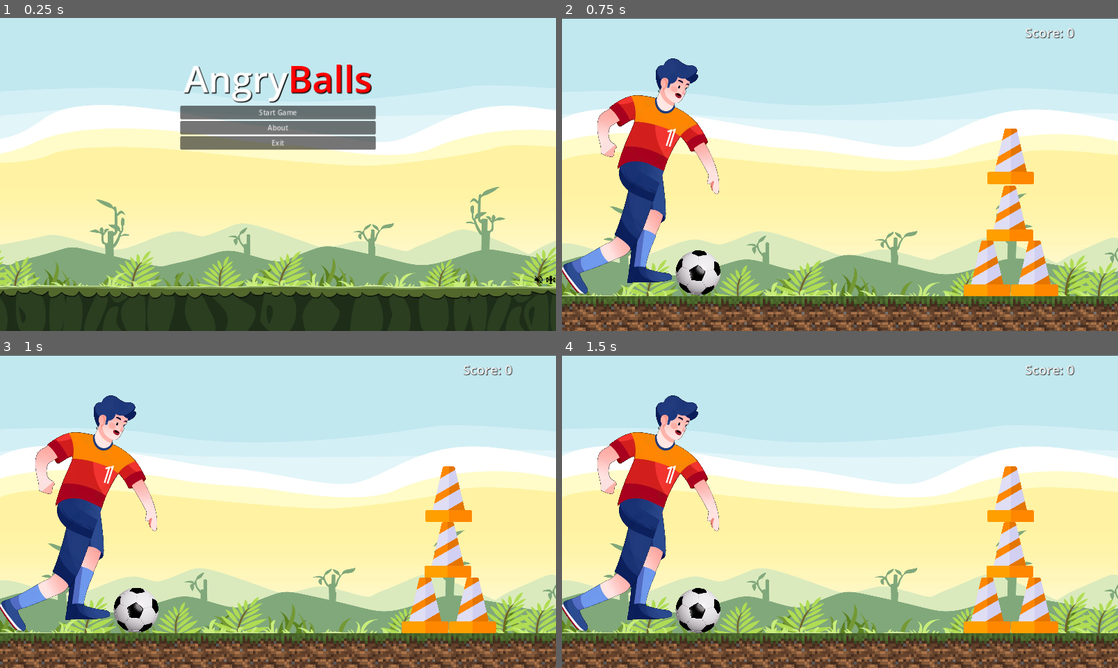
Above: before the commit, frames 1-4 (two rows, left to right).
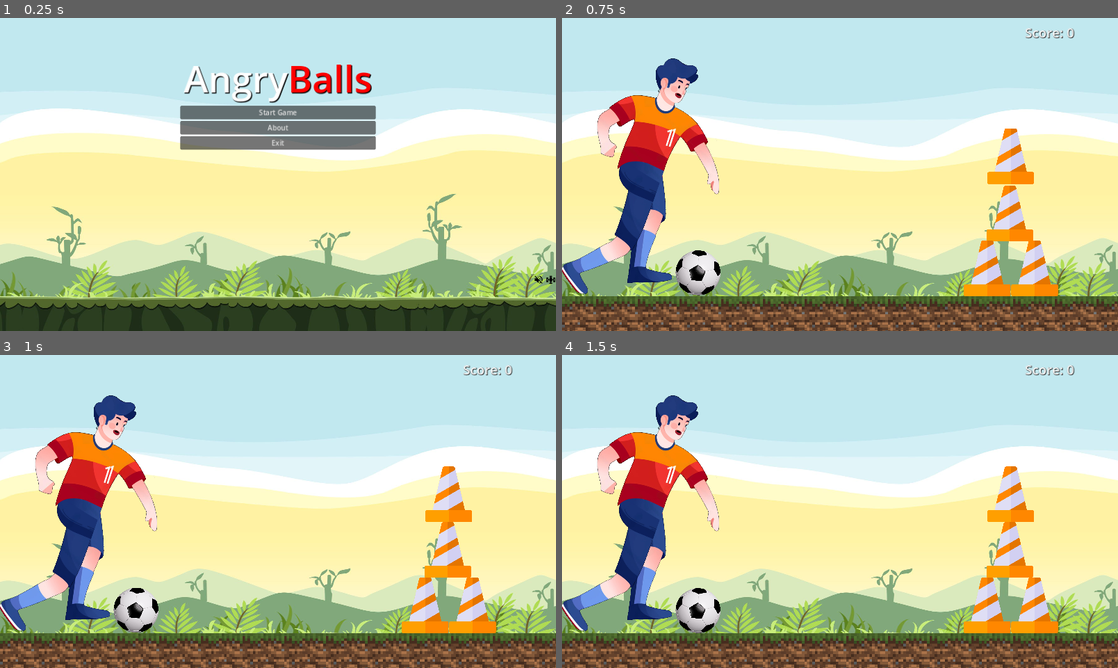
Above: after the commit, the same moments.

Repository: pacjo/ProjektFizyka
Game: Godot game, scene res://scenes/start_menu.tscn
Same seed, same stepped clock (60 frames per second), same inputs: the game is played once before the commit and once after it.
Inputs (mouse positions are in pixels of both pictures, inside the frame that each line leads up to):
- Up to frame 1 (0.25 s): no input
- Up to frame 2 (0.75 s): click "Start Game" at 0.5 s
- Up to frame 3 (1 s): no input
- Up to frame 4 (1.5 s): move the mouse to (962, 495) at 1.27 s; click (962, 495) at 1.42 s

The runs differ from the first frame. In frame 1, 23% of the frame differs, in the area x 0-100%, y 27-94%; in frame 2, 4.6%; in frame 3, 4.6%; in frame 4, 4.6%.

Commit message:
simplify background, by making it a singleton

Diff:
--- a/project.godot
+++ b/project.godot
@@ -19,6 +19,7 @@
 
 ScoreManager="*res://scripts/ScoreManager.gd"
 BackgroundMusic="*res://scenes/background_music.tscn"
+Background="*res://scenes/background.tscn"
 
 [display]
 
--- /dev/null
+++ b/scenes/background.tscn
@@ -0,0 +1,10 @@
+[gd_scene load_steps=2 format=3 uid="uid://2pbqyqie1rfr"]
+
+[ext_resource type="Texture2D" uid="uid://qd21uk0i07gp" path="res://assets/angry_bird_tło.png" id="1_gfw4u"]
+
+[node name="Background" type="TextureRect"]
+offset_left = -223.0
+offset_right = 3483.0
+offset_bottom = 1498.0
+scale = Vector2(0.5, 0.5)
+texture = ExtResource("1_gfw4u")
--- a/scenes/main.tscn
+++ b/scenes/main.tscn
@@ -1,7 +1,6 @@
-[gd_scene load_steps=8 format=3 uid="uid://d3nqu0eedat7n"]
+[gd_scene load_steps=7 format=3 uid="uid://d3nqu0eedat7n"]
 
 [ext_resource type="Script" path="res://scripts/main.gd" id="1_8vduh"]
-[ext_resource type="Texture2D" uid="uid://qd21uk0i07gp" path="res://assets/angry_bird_tło.png" id="2_1xkfr"]
 [ext_resource type="PackedScene" uid="uid://clpas4ti1ksu1" path="res://scenes/floor.tscn" id="2_wqlio"]
 [ext_resource type="PackedScene" uid="uid://b1q8f6on4rks7" path="res://scenes/cone.tscn" id="2_xaj35"]
 [ext_resource type="PackedScene" uid="uid://b85lfqxj2srgy" path="res://scenes/ball.tscn" id="3_ndo05"]
@@ -10,13 +9,6 @@
 
 [node name="Main" type="Node"]
 script = ExtResource("1_8vduh")
-
-[node name="Background" type="Node2D" parent="."]
-
-[node name="Sprite2D" type="Sprite2D" parent="Background"]
-position = Vector2(711.5, 374)
-scale = Vector2(0.746484, 0.517361)
-texture = ExtResource("2_1xkfr")
 
 [node name="floor" parent="." instance=ExtResource("2_wqlio")]
 
--- a/scenes/start_menu.tscn
+++ b/scenes/start_menu.tscn
@@ -1,7 +1,6 @@
-[gd_scene load_steps=6 format=3 uid="uid://c2blc7f14lhk7"]
+[gd_scene load_steps=5 format=3 uid="uid://c2blc7f14lhk7"]
 
 [ext_resource type="Script" path="res://scripts/start_menu.gd" id="1_7ohb4"]
-[ext_resource type="Texture2D" uid="uid://qd21uk0i07gp" path="res://assets/angry_bird_tło.png" id="1_8dqur"]
 [ext_resource type="PackedScene" uid="uid://bph3xavc6p43c" path="res://scenes/text_button.tscn" id="3_qoma4"]
 [ext_resource type="PackedScene" uid="uid://bf64o081b6vag" path="res://scenes/icon_button.tscn" id="4_kc80j"]
 [ext_resource type="PackedScene" uid="uid://j02kepvhv1xn" path="res://scenes/about_dialog.tscn" id="5_1asin"]
@@ -14,14 +13,6 @@
 grow_horizontal = 2
 grow_vertical = 2
 script = ExtResource("1_7ohb4")
-
-[node name="Background" type="TextureRect" parent="."]
-layout_mode = 0
-offset_left = -123.0
-offset_right = 3583.0
-offset_bottom = 1440.0
-scale = Vector2(0.5, 0.5)
-texture = ExtResource("1_8dqur")
 
 [node name="MainMenuContainer" type="VBoxContainer" parent="."]
 layout_mode = 1
--- a/scripts/start_menu.gd
+++ b/scripts/start_menu.gd
@@ -48,4 +48,5 @@
 
 func _on_moon_button_pressed():
 	# enable "moon mode"
+	# TODO: do the same as we did with music icon
 	print("MOON MODE!!")
